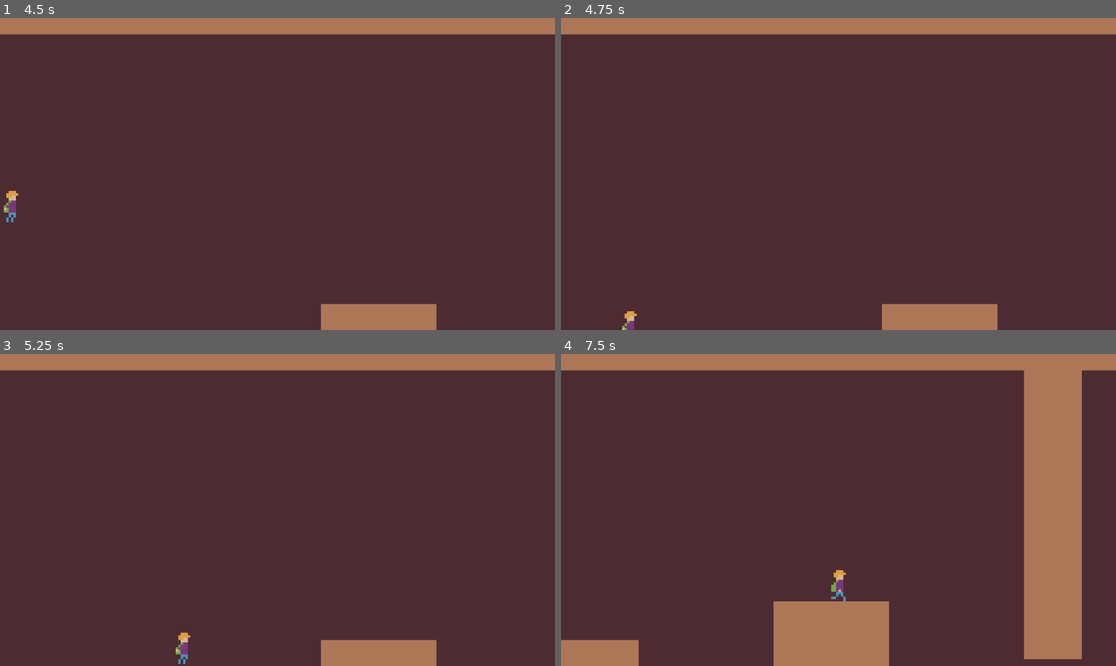
Above: before the commit, frames 1-4 (two rows, left to right).
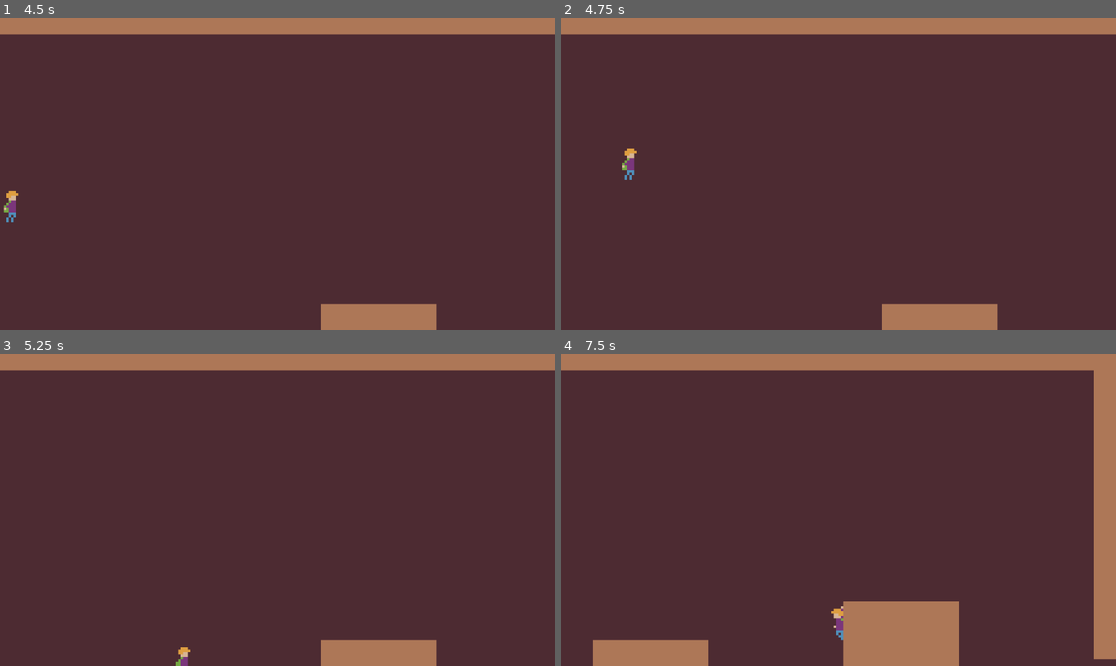
Above: after the commit, the same moments.

Repository: pidguit/Luminance
Game: Godot game, scene res://levels/level_1.tscn
Two runs of this game, one before a commit and one after it. Both use one fixed random seed, a clock stepped at 60 frames per second and the inputs below.
Inputs:
- Up to frame 1 (4.5 s): tap Enter at 0.5 s; hold D (move_right) 0.53-2.03 s; tap Shift (slide) at 0.6, 1.55, 2.1, 2.85, 4.35 s; tap Space (jump) at 0.77, 0.8, 1.07, 1.35, 1.52, 1.82, 2.3, 3.02, 3.32, 3.6, 3.77, 4.07 s; hold A (move_left) 2.03-4.28 s; hold D (move_right) from 4.28 s (still down)
- Up to frame 2 (4.75 s): keep holding D (move_right); tap Space (jump) at 4.52 s
- Up to frame 3 (5.25 s): keep holding D (move_right); tap Space (jump) at 4.82 s; tap Shift (slide) at 5.1 s
- Up to frame 4 (7.5 s): keep holding D (move_right); tap Space (jump) at 5.3, 5.85, 6.02, 6.32, 6.77, 6.8, 7.07 s; tap Shift (slide) at 6.05, 6.6, 7.35 s

Frame 1 is identical in both runs. In frame 2, 0.3% of the frame differs, in the area x 11-14%, y 41-100%; in frame 3, 0.2%; in frame 4, 20%, in the area x 0-100%, y 5-100%.

Commit message:
made it so that slide jump gives you back your double jump if activated while in mid-air

Diff:
--- a/player.gd
+++ b/player.gd
@@ -97,6 +97,8 @@
 		if Input.is_action_just_pressed("jump"): # Cancels slide for a slide jump
 			velocity.x *= slide_jump_speed
 			slide_jump = true
+			if not is_on_floor():
+				MaxAirJumps += 1
 			end_slide()
 		if slide_timer <= 0: # Ends slide when timer is up
 			end_slide()
Not shown, changed: index.html
Not shown, changed: index.pck
